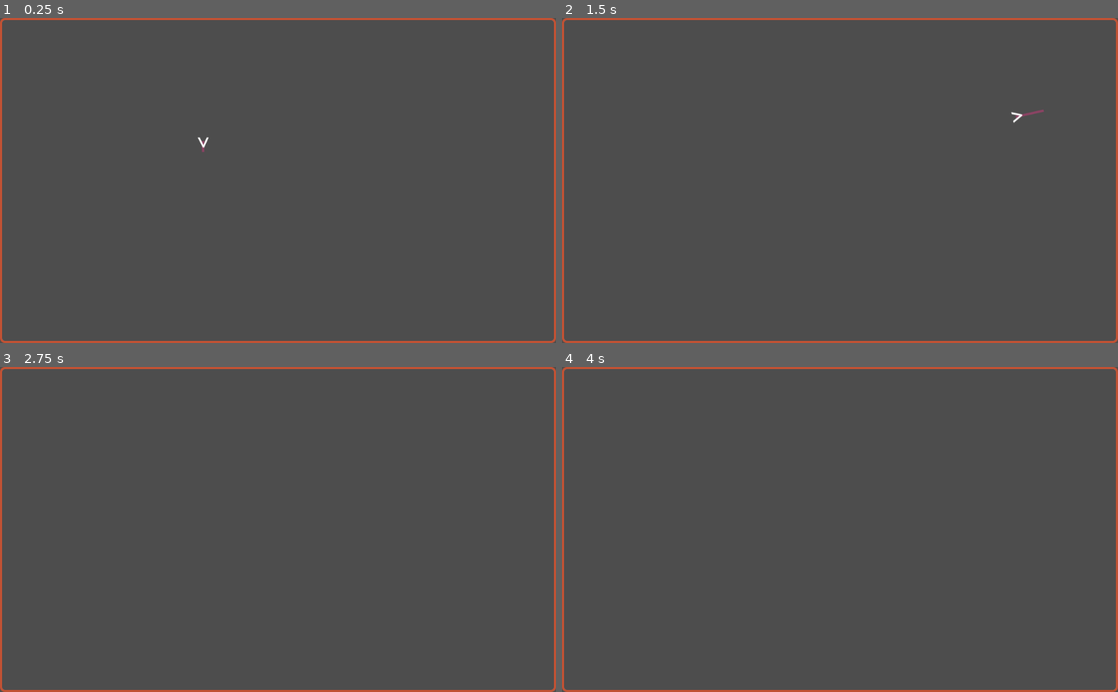
Above: before the commit, frames 1-4 (two rows, left to right).
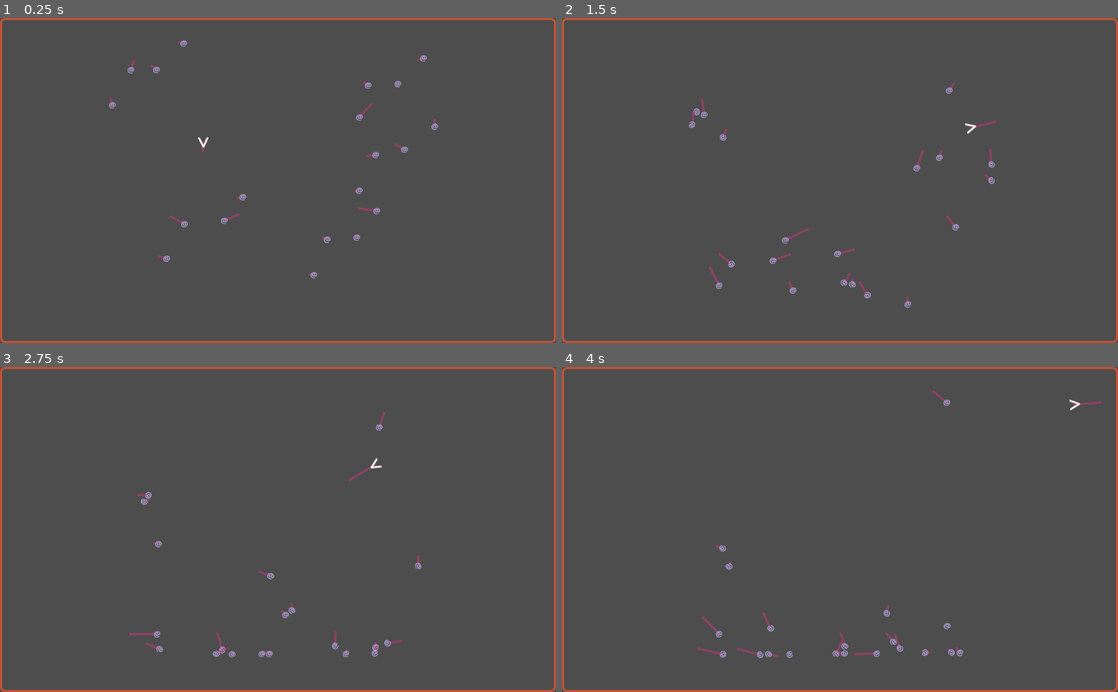
Above: after the commit, the same moments.

Repository: ioxu/bird-prototypes
Game: Godot game, scene res://scenes/tests/movement/main.tscn
Same seed, same stepped clock (60 frames per second), same inputs: the game is played once before the commit and once after it.
Inputs:
- Up to frame 1 (0.25 s): no input
- Up to frame 2 (1.5 s): tap Enter (ui_accept) at 0.5, 0.6, 0.77, 1.07, 1.35 s; hold Right (ui_right) from 0.53 s (still down)
- Up to frame 3 (2.75 s): tap Enter (ui_accept) at 1.52, 1.82, 2.1 s; release Right (ui_right) at 2.03 s; hold Left (ui_left) from 2.03 s (still down)
- Up to frame 4 (4 s): release Left (ui_left) at 2.78 s; hold Right (ui_right) from 2.78 s (still down); tap Enter (ui_accept) at 2.85, 3.02, 3.32, 3.6, 3.77 s

The runs differ from the first frame. In frame 1, 0.5% of the frame differs, in the area x 19-79%, y 6-81%; in frame 2, 0.8%, in the area x 22-87%, y 19-90%; in frame 3, 0.7%; in frame 4, 0.7%.

Commit message:
added bugs

Diff:
--- a/project.godot
+++ b/project.godot
@@ -19,3 +19,9 @@
 
 window/size/viewport_width=1024
 window/size/viewport_height=600
+
+[layer_names]
+
+2d_physics/layer_1="player"
+2d_physics/layer_2="environment"
+2d_physics/layer_3="bug"
--- /dev/null
+++ b/scenes/tests/movement/bugs/bug.gd
@@ -0,0 +1,42 @@
+extends RigidBody2D
+
+@onready var fnl := FastNoiseLite.new()
+
+var age = 0.0
+
+var nstrength = 20.0
+
+var noise_force : Vector2
+
+var random_id : float
+
+
+# Called when the node enters the scene tree for the first time.
+func _ready():
+	random_id = randf_range(-1024.0, 1024.0)
+	print("random_id %s"%random_id)
+
+# Called every frame. 'delta' is the elapsed time since the previous frame.
+func _process(delta):
+	queue_redraw()
+
+
+func _physics_process(delta) -> void:
+	age += delta
+	var nx = remap(fnl.get_noise_1d(position.x + random_id + age * 15), -1.0, 1.0, -1.0, 1.0) * nstrength
+	var ny = remap(fnl.get_noise_1d(position.y + random_id + age * 30), -1.0, 1.0, 0.0, 1.0)
+	ny *= ny * ny
+	ny = remap( ny, 0.0, 1.0, -0.05, 1.0)
+	ny *= - nstrength
+	noise_force = Vector2( nx, ny )
+	linear_velocity += noise_force
+
+
+func _draw()-> void:
+	self.draw_line(Vector2.ZERO, noise_force.rotated( -self.rotation ) * 5, Color(0.87058824300766, 0.21568627655506, 0.50980395078659, 0.43137255311012), 3, true )
+
+
+func _on_body_entered(body):
+	if body is Player:
+		print("%s on_body_entered %s"%[self, body])
+		queue_free()
--- /dev/null
+++ b/scenes/tests/movement/bugs/bug.tscn
@@ -0,0 +1,33 @@
+[gd_scene load_steps=4 format=3 uid="uid://bv02oue0ok3qi"]
+
+[ext_resource type="Script" path="res://scenes/tests/movement/bugs/bug.gd" id="1_inbx1"]
+
+[sub_resource type="LabelSettings" id="LabelSettings_asrxv"]
+font_size = 15
+
+[sub_resource type="CircleShape2D" id="CircleShape2D_swsbt"]
+radius = 7.0
+
+[node name="bug" type="RigidBody2D"]
+collision_layer = 4
+collision_mask = 7
+gravity_scale = 0.25
+max_contacts_reported = 4
+contact_monitor = true
+script = ExtResource("1_inbx1")
+
+[node name="Label" type="Label" parent="."]
+modulate = Color(0.752941, 0.721569, 0.984314, 1)
+offset_left = -20.0
+offset_top = -20.0
+offset_right = 20.0
+offset_bottom = 18.0
+text = "@"
+label_settings = SubResource("LabelSettings_asrxv")
+horizontal_alignment = 1
+vertical_alignment = 1
+
+[node name="CollisionShape2D" type="CollisionShape2D" parent="."]
+shape = SubResource("CircleShape2D_swsbt")
+
+[connection signal="body_entered" from="." to="." method="_on_body_entered"]
--- a/scenes/tests/movement/main.tscn
+++ b/scenes/tests/movement/main.tscn
@@ -1,7 +1,8 @@
-[gd_scene load_steps=4 format=3 uid="uid://c6i6tv48jog1"]
+[gd_scene load_steps=7 format=3 uid="uid://bo1jhelii2lma"]
 
 [ext_resource type="Script" path="res://scenes/tests/movement/main.gd" id="1_chspm"]
-[ext_resource type="PackedScene" uid="uid://bo4jxksgqttb8" path="res://scenes/tests/movement/player.tscn" id="1_ob6sa"]
+[ext_resource type="PackedScene" uid="uid://b3nurtq4dwi76" path="res://scenes/tests/movement/player/player.tscn" id="1_ob6sa"]
+[ext_resource type="PackedScene" uid="uid://bv02oue0ok3qi" path="res://scenes/tests/movement/bugs/bug.tscn" id="3_3nvxl"]
 
 [sub_resource type="StyleBoxFlat" id="StyleBoxFlat_4hj4j"]
 bg_color = Color(0.815686, 0.505882, 0.466667, 0)
@@ -14,6 +15,12 @@
 corner_radius_top_right = 8
 corner_radius_bottom_right = 8
 corner_radius_bottom_left = 8
+
+[sub_resource type="RectangleShape2D" id="RectangleShape2D_200mv"]
+size = Vector2(1035, 20)
+
+[sub_resource type="RectangleShape2D" id="RectangleShape2D_iih1l"]
+size = Vector2(20, 612)
 
 [node name="main" type="Node2D"]
 script = ExtResource("1_chspm")
@@ -35,9 +42,83 @@
 theme_override_styles/panel = SubResource("StyleBoxFlat_4hj4j")
 
 [node name="StaticBody2D" type="StaticBody2D" parent="world"]
+collision_layer = 2
+collision_mask = 5
 
 [node name="CollisionPolygon2D" type="CollisionPolygon2D" parent="world/StaticBody2D"]
 polygon = PackedVector2Array(-81, 640, -94, 407, -44, 56, 30, 56, 66, 253, 56, 411, 35, 484, 43, 545, 73, 544, 85, 468, 82, 328, 111, 232, 184, 160, 245, 214, 298, 363, 281, 486, 291, 538, 748, 534, 742, 420, 856, 259, 1089, 250, 1096, 633, -28, 638)
 
+[node name="CollisionShape2D" type="CollisionShape2D" parent="world/StaticBody2D"]
+position = Vector2(509, -3)
+shape = SubResource("RectangleShape2D_200mv")
+
+[node name="CollisionShape2D2" type="CollisionShape2D" parent="world/StaticBody2D"]
+position = Vector2(0, 296)
+shape = SubResource("RectangleShape2D_iih1l")
+
+[node name="CollisionShape2D3" type="CollisionShape2D" parent="world/StaticBody2D"]
+position = Vector2(1025, 296)
+shape = SubResource("RectangleShape2D_iih1l")
+
 [node name="Camera2D" type="Camera2D" parent="."]
 position = Vector2(512, 300)
+
+[node name="bug" parent="." instance=ExtResource("3_3nvxl")]
+position = Vector2(683, 119)
+
+[node name="bug2" parent="." instance=ExtResource("3_3nvxl")]
+position = Vector2(353, 375)
+
+[node name="bug3" parent="." instance=ExtResource("3_3nvxl")]
+position = Vector2(241, 94)
+
+[node name="bug4" parent="." instance=ExtResource("3_3nvxl")]
+position = Vector2(700, 247)
+
+[node name="bug5" parent="." instance=ExtResource("3_3nvxl")]
+position = Vector2(606, 403)
+
+[node name="bug6" parent="." instance=ExtResource("3_3nvxl")]
+position = Vector2(784, 66)
+
+[node name="bug7" parent="." instance=ExtResource("3_3nvxl")]
+position = Vector2(454, 322)
+
+[node name="bug8" parent="." instance=ExtResource("3_3nvxl")]
+position = Vector2(342, 41)
+
+[node name="bug9" parent="." instance=ExtResource("3_3nvxl")]
+position = Vector2(801, 194)
+
+[node name="bug10" parent="." instance=ExtResource("3_3nvxl")]
+position = Vector2(707, 350)
+
+[node name="bug11" parent="." instance=ExtResource("3_3nvxl")]
+position = Vector2(648, 183)
+
+[node name="bug12" parent="." instance=ExtResource("3_3nvxl")]
+position = Vector2(318, 439)
+
+[node name="bug13" parent="." instance=ExtResource("3_3nvxl")]
+position = Vector2(206, 158)
+
+[node name="bug14" parent="." instance=ExtResource("3_3nvxl")]
+position = Vector2(665, 311)
+
+[node name="bug15" parent="." instance=ExtResource("3_3nvxl")]
+position = Vector2(571, 467)
+
+[node name="bug16" parent="." instance=ExtResource("3_3nvxl")]
+position = Vector2(734, 114)
+
+[node name="bug17" parent="." instance=ExtResource("3_3nvxl")]
+position = Vector2(404, 370)
+
+[node name="bug18" parent="." instance=ExtResource("3_3nvxl")]
+position = Vector2(292, 89)
+
+[node name="bug19" parent="." instance=ExtResource("3_3nvxl")]
+position = Vector2(751, 242)
+
+[node name="bug20" parent="." instance=ExtResource("3_3nvxl")]
+position = Vector2(657, 398)
--- a/scenes/tests/movement/player.gd
+++ b/scenes/tests/movement/player/player.gd
@@ -1,5 +1,5 @@
 extends CharacterBody2D
-
+class_name Player
 #var velocity : Vector2
 var speed = 1600.0
 var max_lateral_speed = 600.0
@@ -19,7 +19,10 @@
 func _physics_process(delta) -> void:
 	# flap
 	if Input.is_action_just_pressed("ui_accept") or Input.is_action_just_pressed("ui_up") :# and is_on_floor():
-		velocity.y = jump_force
+		if not is_on_ceiling():
+			velocity.y = jump_force
+		else:
+			velocity.y = -jump_force
 
 	# lateral movement
 	var lateral_input = speed*  Input.get_axis("ui_left", "ui_right")
@@ -46,12 +49,12 @@
 		if is_on_ceiling(): $contact_surface_label.text = "ceiling"
 		if is_on_wall(): $contact_surface_label.text = "wall"
 		if is_on_floor(): $contact_surface_label.text = "floor"
-		self_modulate = Color.RED
+		$Label.modulate = Color.RED
 		velocity.y = 0.0
 	else:
 		$contact_surface_label.text = ""
 		velocity.y += gravity * delta
-		self_modulate = Color.WHITE
+		$Label.modulate = Color.WHITE
 
 #	if not is_on_floor() or not is_on_ceiling() or not is_on_wall():
 #		velocity.y += gravity * delta
--- a/scenes/tests/movement/player.tscn
+++ b/scenes/tests/movement/player/player.tscn
@@ -1,6 +1,6 @@
-[gd_scene load_steps=4 format=3 uid="uid://bo4jxksgqttb8"]
+[gd_scene load_steps=4 format=3 uid="uid://b3nurtq4dwi76"]
 
-[ext_resource type="Script" path="res://scenes/tests/movement/player.gd" id="1_803db"]
+[ext_resource type="Script" path="res://scenes/tests/movement/player/player.gd" id="1_rajkm"]
 
 [sub_resource type="LabelSettings" id="LabelSettings_4plgp"]
 font_size = 40
@@ -8,9 +8,10 @@
 [sub_resource type="CircleShape2D" id="CircleShape2D_cnyds"]
 
 [node name="player" type="CharacterBody2D"]
+collision_mask = 6
 floor_block_on_wall = false
 floor_snap_length = 5.0
-script = ExtResource("1_803db")
+script = ExtResource("1_rajkm")
 
 [node name="Label" type="Label" parent="."]
 offset_left = 27.0
